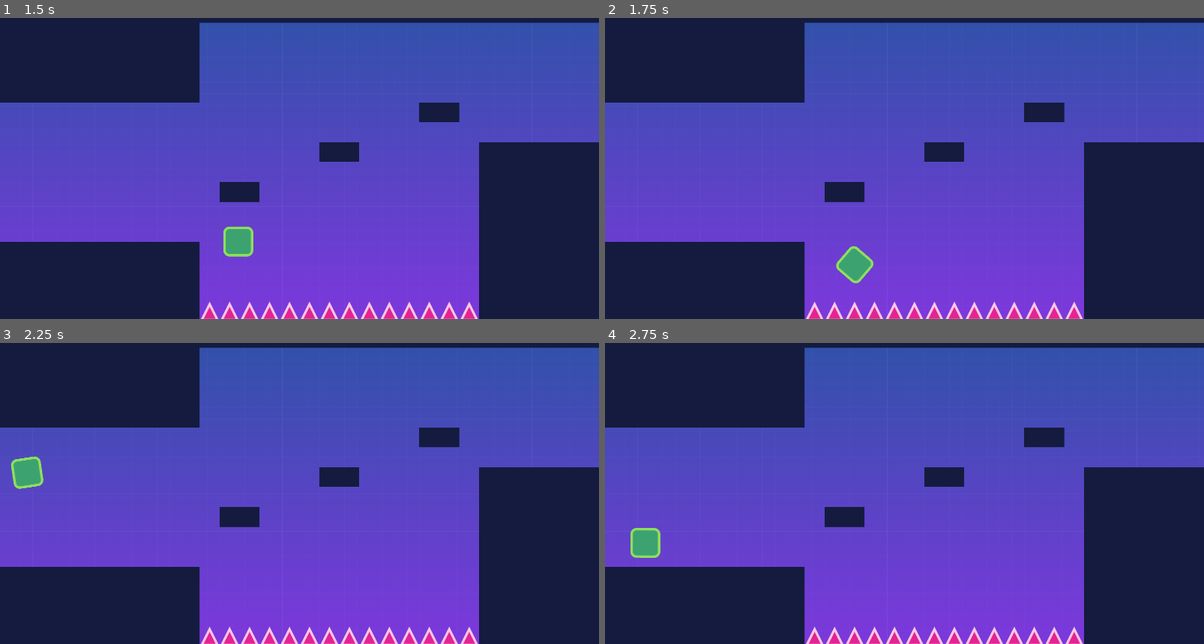
Above: before the commit, frames 1-4 (two rows, left to right).
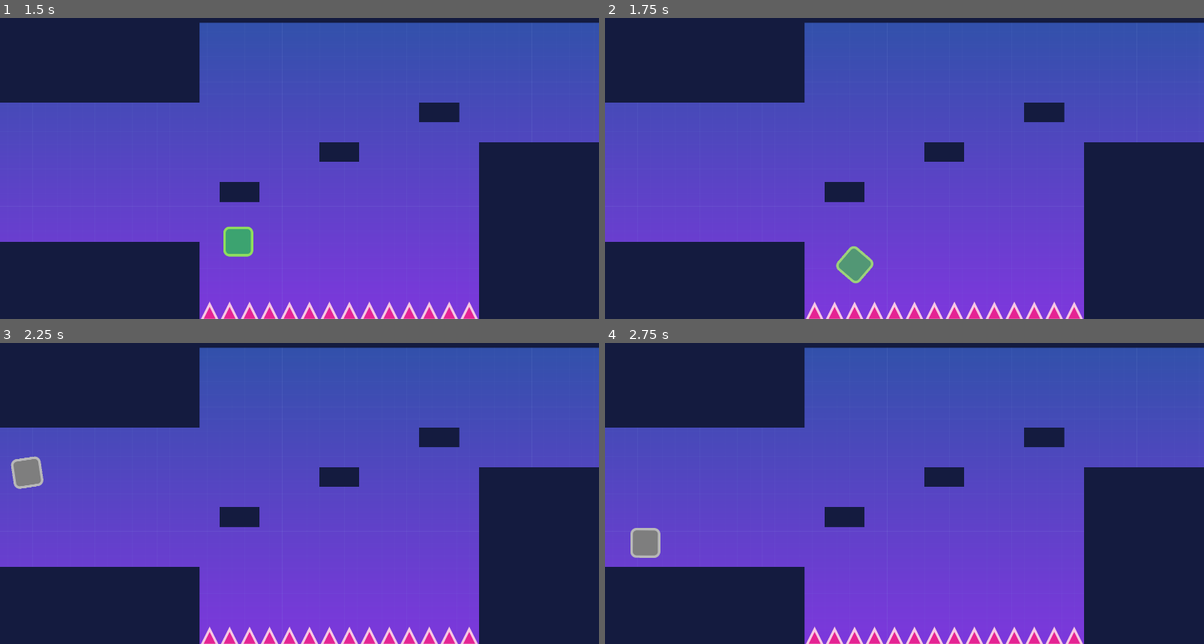
Above: after the commit, the same moments.

Repository: noor-shalaby/solid-ground
Game: Godot game, scene res://scenes/game.tscn
Two runs of this game, one before a commit and one after it. Both use one fixed random seed, a clock stepped at 60 frames per second and the inputs below.
Inputs:
- Up to frame 1 (1.5 s): tap Enter at 0.5 s; hold D (right) from 0.53 s (still down); tap W (jump) at 0.77 s
- Up to frame 2 (1.75 s): keep holding D (right); tap W (jump) at 1.52 s
- Up to frame 3 (2.25 s): release D (right) at 2.03 s; hold A (left) from 2.03 s (still down)
- Up to frame 4 (2.75 s): keep holding A (left)

Frame 1 is identical in both runs. In frame 2, 0.1% of the frame differs, in the area x 38-45%, y 75-89%; in frame 3, 0.5%, in the area x 1-8%, y 37-49%; in frame 4, 0.5%.

Commit message:
Add: black and white shader effect for the dead player

Diff:
--- /dev/null
+++ b/resources/shaders/b&w.gdshader
@@ -0,0 +1,13 @@
+shader_type canvas_item;
+
+uniform float bw_amount : hint_range(0.0, 1.0) = 0.0;
+
+void fragment() {
+    vec4 color = texture(TEXTURE, UV);
+
+    float gray = dot(color.rgb, vec3(0.299, 0.587, 0.114));
+    vec3 bw = vec3(gray);
+
+    color.rgb = mix(color.rgb, bw, bw_amount);
+    COLOR = color;
+}
--- a/scenes/player_dead.tscn
+++ b/scenes/player_dead.tscn
@@ -1,10 +1,15 @@
-[gd_scene load_steps=5 format=3 uid="uid://dw52c6e8h77rj"]
+[gd_scene load_steps=7 format=3 uid="uid://dw52c6e8h77rj"]
 
 [ext_resource type="Texture2D" uid="uid://c117fae5xouui" path="res://assets/player.png" id="1_7w3bq"]
+[ext_resource type="Shader" uid="uid://cykrrphw6mryp" path="res://resources/shaders/b&w.gdshader" id="1_58q2y"]
 [ext_resource type="Script" uid="uid://x61haxnqdhvc" path="res://scripts/player_dead.gd" id="1_mnmds"]
 
 [sub_resource type="PhysicsMaterial" id="PhysicsMaterial_mnmds"]
 bounce = 0.3
+
+[sub_resource type="ShaderMaterial" id="ShaderMaterial_0gsot"]
+shader = ExtResource("1_58q2y")
+shader_parameter/bw_amount = 0.0
 
 [sub_resource type="RectangleShape2D" id="RectangleShape2D_mnmds"]
 size = Vector2(80, 80)
@@ -16,6 +21,7 @@
 script = ExtResource("1_mnmds")
 
 [node name="Sprite2D" type="Sprite2D" parent="."]
+material = SubResource("ShaderMaterial_0gsot")
 position = Vector2(0, -40)
 texture = ExtResource("1_7w3bq")
 
--- a/scripts/player_dead.gd
+++ b/scripts/player_dead.gd
@@ -1,4 +1,15 @@
 extends RigidBody2D
+
+
+@warning_ignore("unsafe_property_access")
+@onready var mat: Material = $Sprite2D.material
+
+func _ready() -> void:
+	create_tween().tween_method(set_bw, 0.0, 1.0, 0.2)
+
+
+func set_bw(value: float) -> void:
+	mat.set_shader_parameter("bw_amount", value)
 
 
 func _on_sleeping_state_changed() -> void:
Not shown, added: resources/shaders/b&w.gdshader.uid
